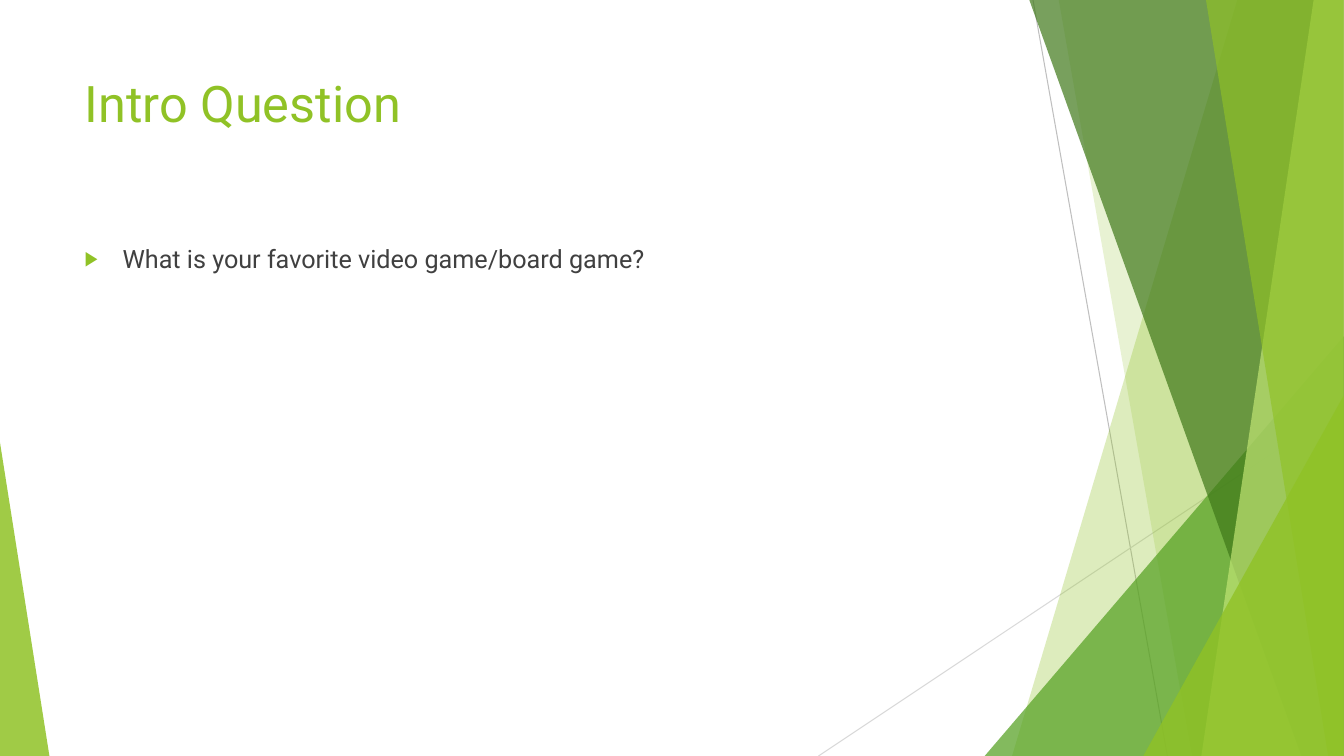
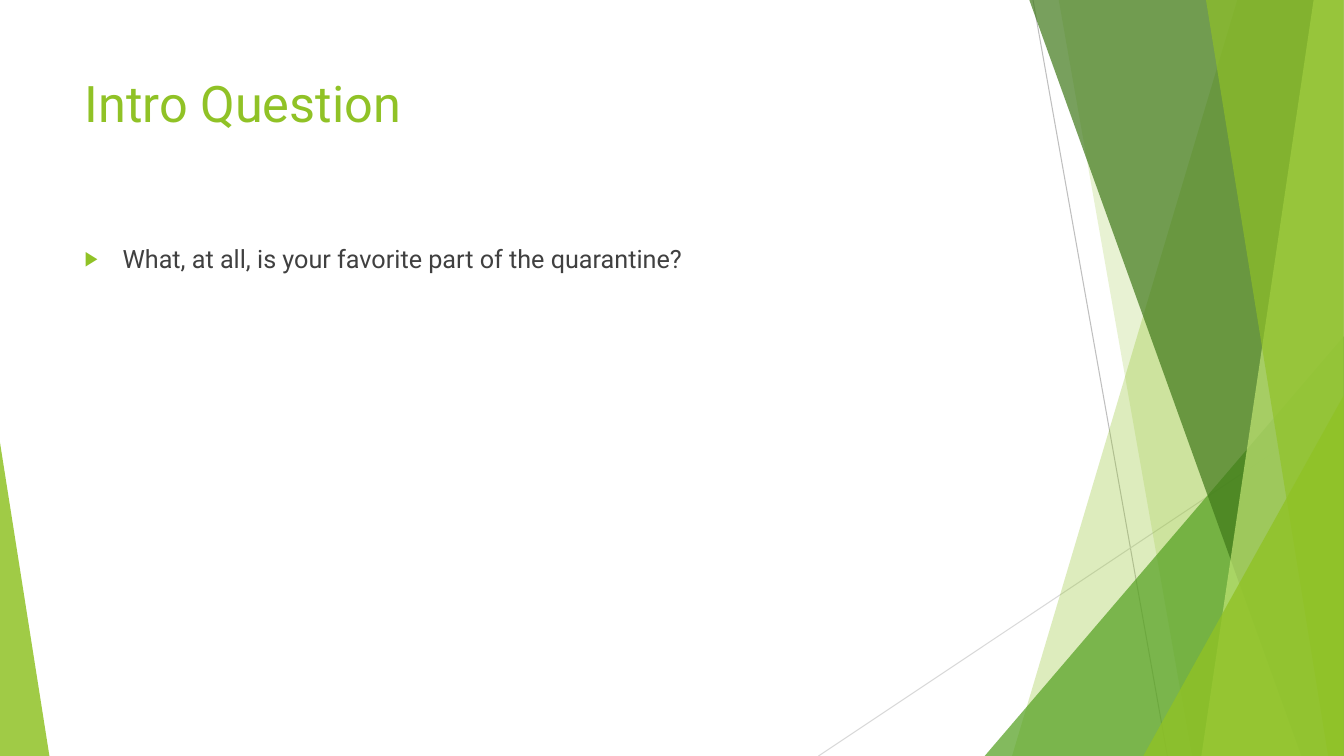
Before and after one commit to cmelende/Design-Patterns, a slide deck: slide 1 of Notes/Powerpoints/Mediator.pptx. Drawn at 1344x756 pixels with LibreOffice and Linux fonts; fonts in the diff are those of the drawing. Boxes give left, top, right and bottom in pixels: in the first picture for what was removed or moved away, otherwise in the second. Text is boxed around its words. In the diff, an @@ line names an element or a change of style, - is before the commit and + after.

```diff
--- a/Notes/Powerpoints/Mediator.pptx
+++ b/Notes/Powerpoints/Mediator.pptx
@@ text at [123, 249, 682, 274]: text changed @@
-▶ What is your favorite video game/board game?
+▶ What, at all, is your favorite part of the quarantine?
```
Also in this commit, not shown: 3 other slides changed, 9 other files.
